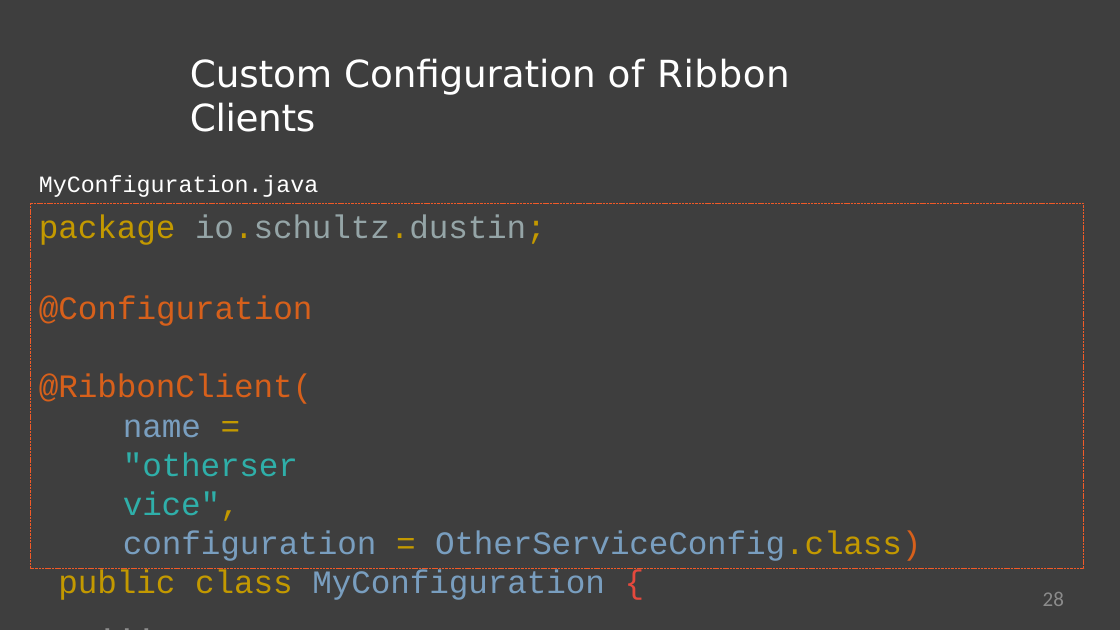
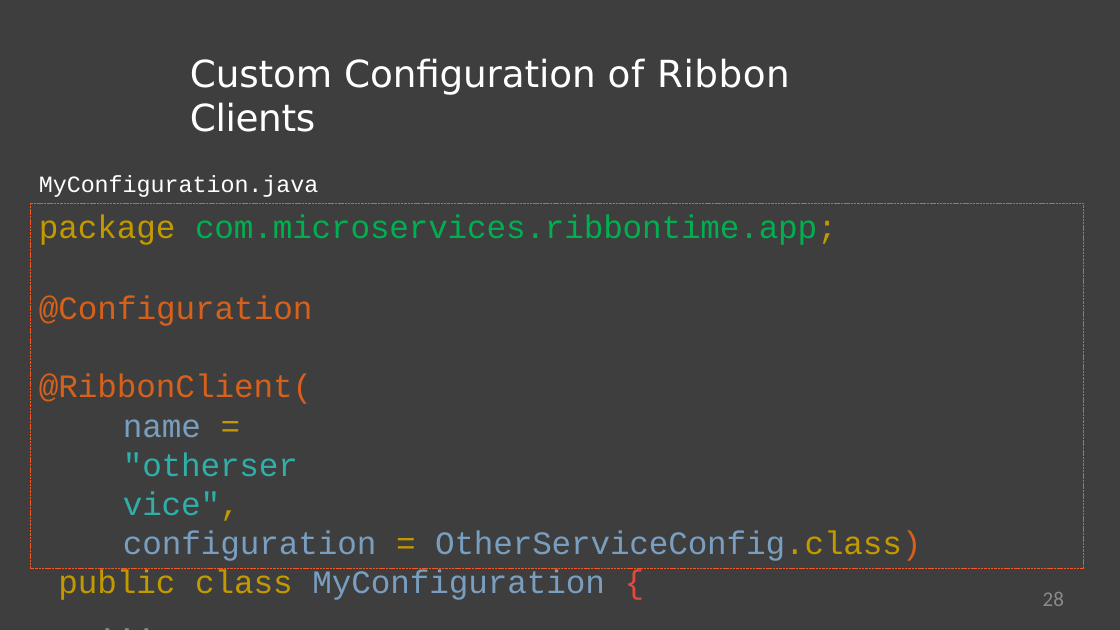
Before and after one commit to StevenJoseph19/MicroServicesWithSpringCloud, a slide deck: slide 28 of Day 14/Slides/6. Calling Services Using Client-side Load Balancing/calling-services-using-client-side-load-balancing-slides.pptx. Drawn at 1120x630 pixels with LibreOffice and Linux fonts; fonts in the diff are those of the drawing; background and template pictures are left out. Boxes give left, top, right and bottom in pixels: in the first picture for what was removed or moved away, otherwise in the second. Text is boxed around its words. In the diff, an @@ line names an element or a change of style, - is before the commit and + after.

```diff
--- a/Day 14/Slides/6. Calling Services Using Client-side Load Balancing/calling-services-using-client-side-load-balancing-slides.pptx
+++ b/Day 14/Slides/6. Calling Services Using Client-side Load Balancing/calling-services-using-client-side-load-balancing-slides.pptx
@@ text at (39,215,837,245): text changed; text colour #95A5A7 to #00B050 @@
-package io.schultz.dustin;
+package com.microservices.ribbontime.app;
```
Also in this commit, not shown: 2 other slides changed, 59 other files.
